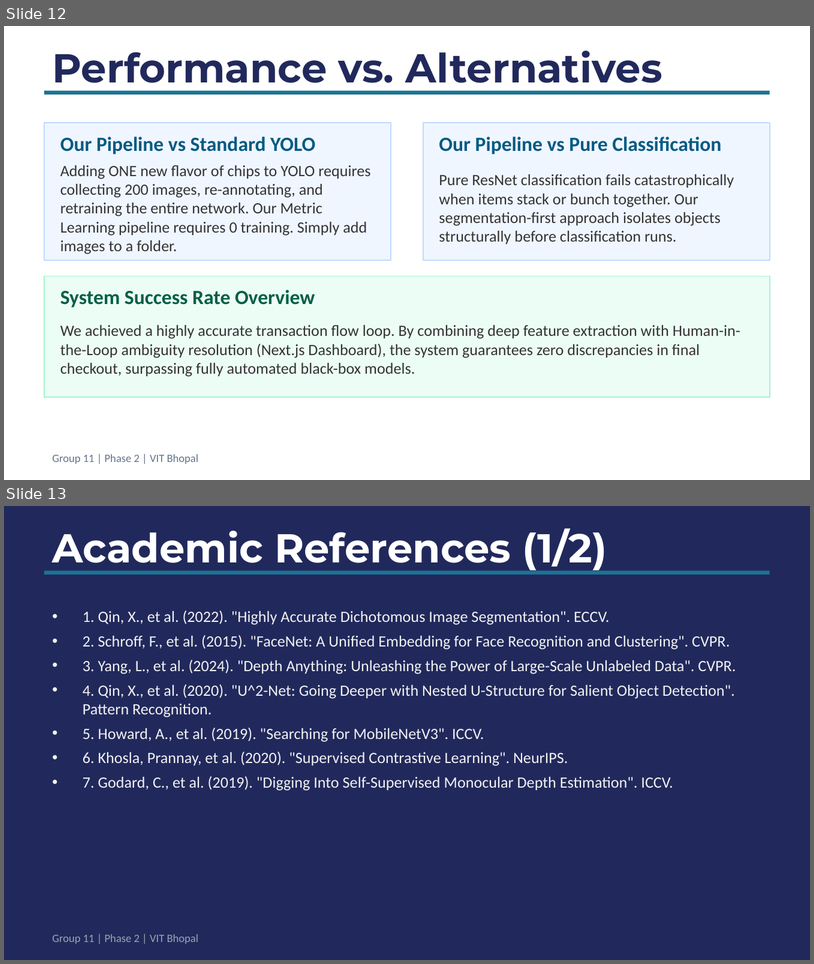
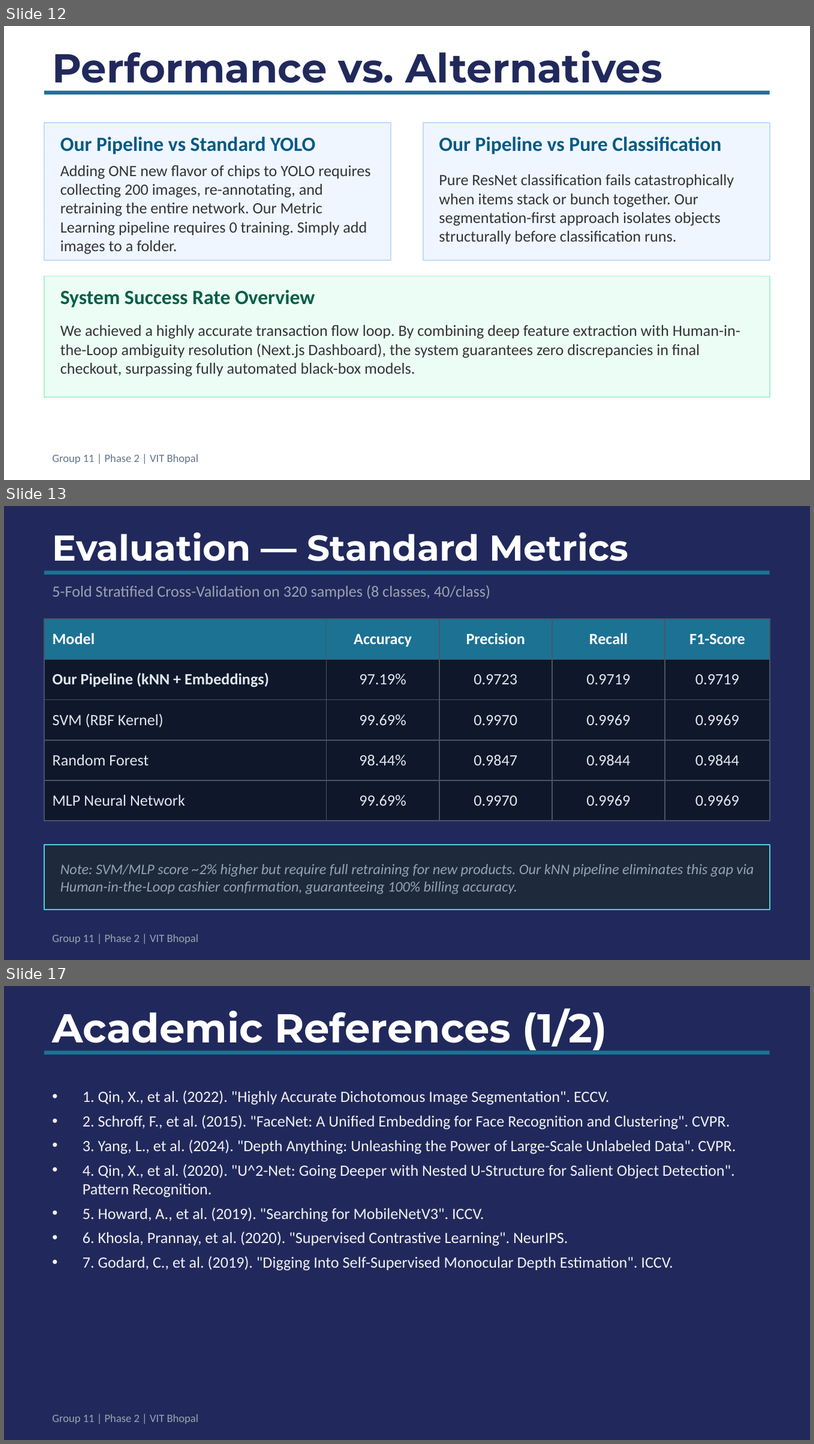
Before and after one commit to AdityaRaj717/Automated-Retail-Checkout, a slide deck: arc-project/Retail_Checkout_Phase2_Presentation.pptx. Shown one above the other, each under a label of ours: slides 12 and 13 before the commit, slides 12, 13 and 17 after it; the slides between them are not shown. The pictures are 814x964 and 814x1444 pixels, drawn with LibreOffice and Linux fonts; fonts in the diff are those of the drawing. Boxes give left, top, right and bottom in pixels: in the first picture for what was removed or moved away, otherwise in the second. Text is boxed around its words. In the diff, an @@ line names an element or a change of style, - is before the commit and + after.

Commit message:
feat: add metrics & benchmark slides to presentation (18 slides total)

```diff
--- a/arc-project/Retail_Checkout_Phase2_Presentation.pptx
+++ b/arc-project/Retail_Checkout_Phase2_Presentation.pptx
@@ slide 13 added at <box>4,506,810,960</box>, background #21295C; not listed: 2 template elements that a slide beside it also shows @@
@@ text added at <box>52,532,629,561</box>, 32 pt, text #FFFFFF, bold @@
+Evaluation — Standard Metrics
@@ text added at <box>52,585,491,599</box>, 14 pt, text #9CA3AF @@
+5-Fold Stratified Cross-Validation on 320 samples (8 classes, 40/class)
@@ table added at <box>44,619,770,820</box>, 5 rows, 5 columns @@
+Model | Accuracy | Precision | Recall | F1-Score
+Our Pipeline (kNN + Embeddings) | 97.19% | 0.9723 | 0.9719 | 0.9719
+SVM (RBF Kernel) | 99.69% | 0.9970 | 0.9969 | 0.9969
+Random Forest | 98.44% | 0.9847 | 0.9844 | 0.9844
+MLP Neural Network | 99.69% | 0.9970 | 0.9969 | 0.9969
@@ rectangle added at <box>44,844,770,909</box>, fill #1E293B, outline #4DD0E1 1 pt @@
@@ text added at <box>60,864,754,894</box>, 13 pt, text #94A3B8, italic @@
+Note: SVM/MLP score ~2% higher but require full retraining for new products. Our kNN pipeline eliminates this gap via Human-in-the-Loop cashier confirmation, guaranteeing 100% billing accuracy.
@@ what was slide 13 is now slide 17 @@
```
Also in this commit, not shown: 4 other slides added, 1 slide removed, 1 other file.
